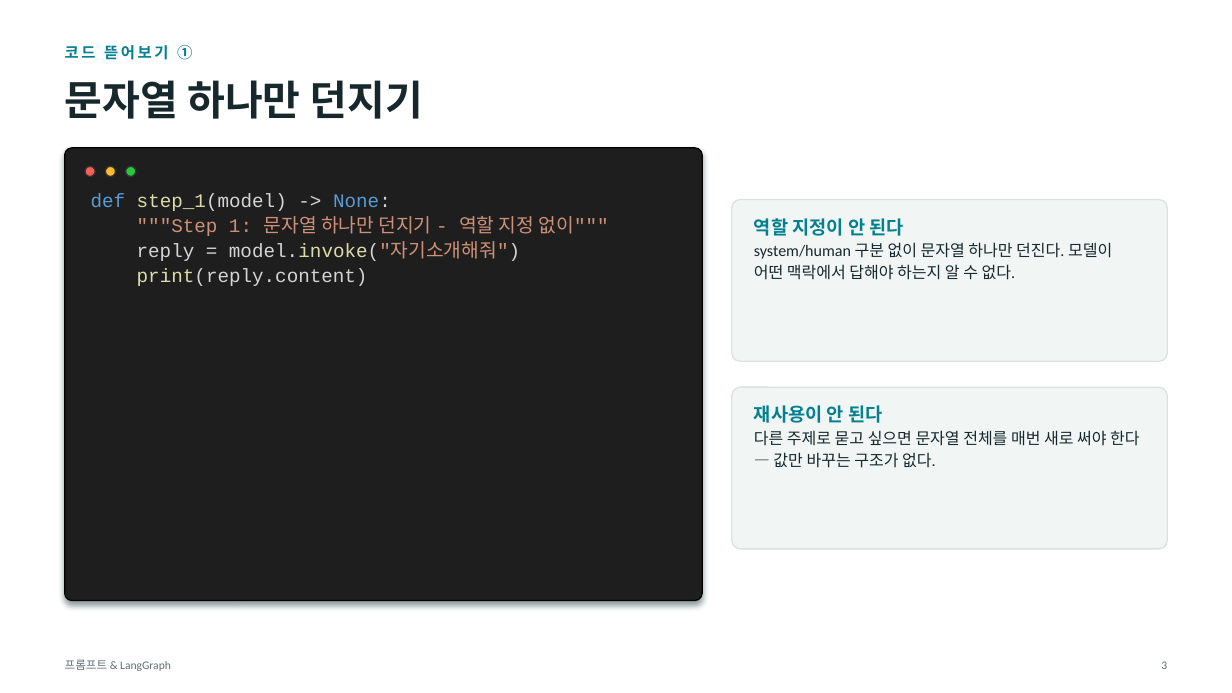
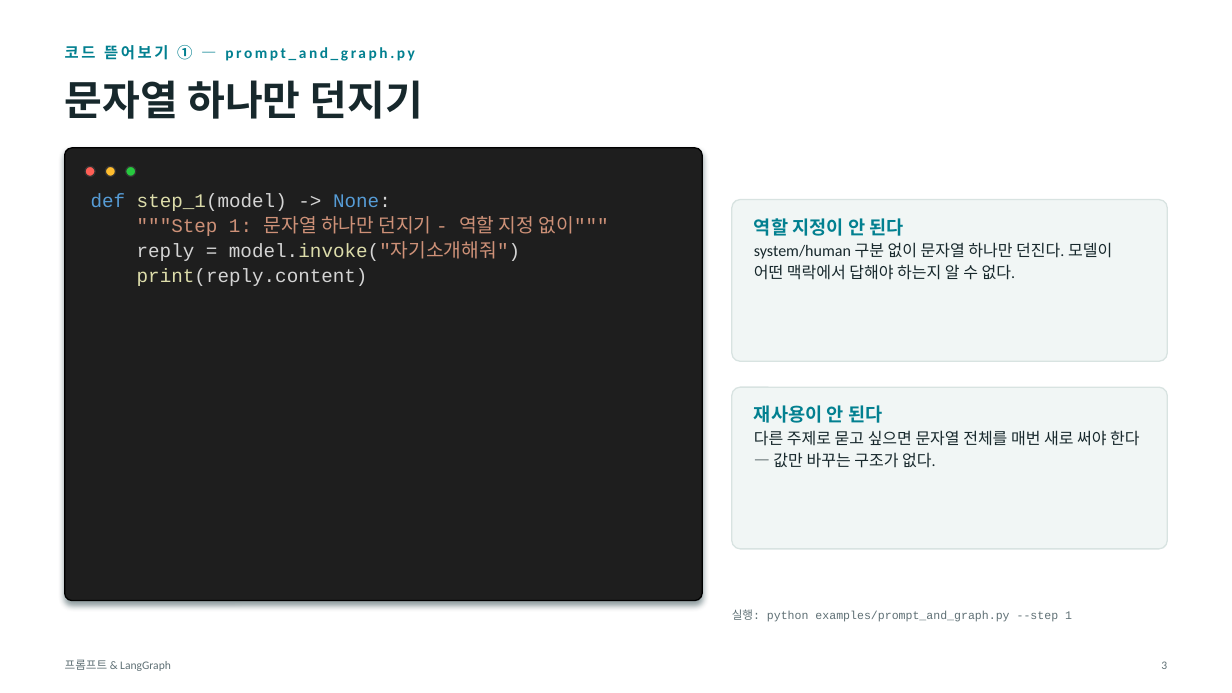
Before and after one commit to Sihoon92/TestChatbot, a slide deck: slide 4 of docs/교육자료/02_프롬프트와_LangGraph.pptx. Drawn at 1232x693 pixels with LibreOffice and Linux fonts; fonts in the diff are those of the drawing. Boxes give left, top, right and bottom in pixels: in the first picture for what was removed or moved away, otherwise in the second. Text is boxed around its words. In the diff, an @@ line names an element or a change of style, - is before the commit and + after.

```diff
--- a/docs/교육자료/02_프롬프트와_LangGraph.pptx
+++ b/docs/교육자료/02_프롬프트와_LangGraph.pptx
@@ text at [65,45,415,61]: text changed @@
-코드 뜯어보기 ①
+코드 뜯어보기 ① — prompt_and_graph.py
@@ text added at [732,609,1072,622], 9 pt, text #5F7075 @@
+실행: python examples/prompt_and_graph.py --step 1
```
Also in this commit, not shown: 5 other slides changed, 1 slide added, 2 other files.
